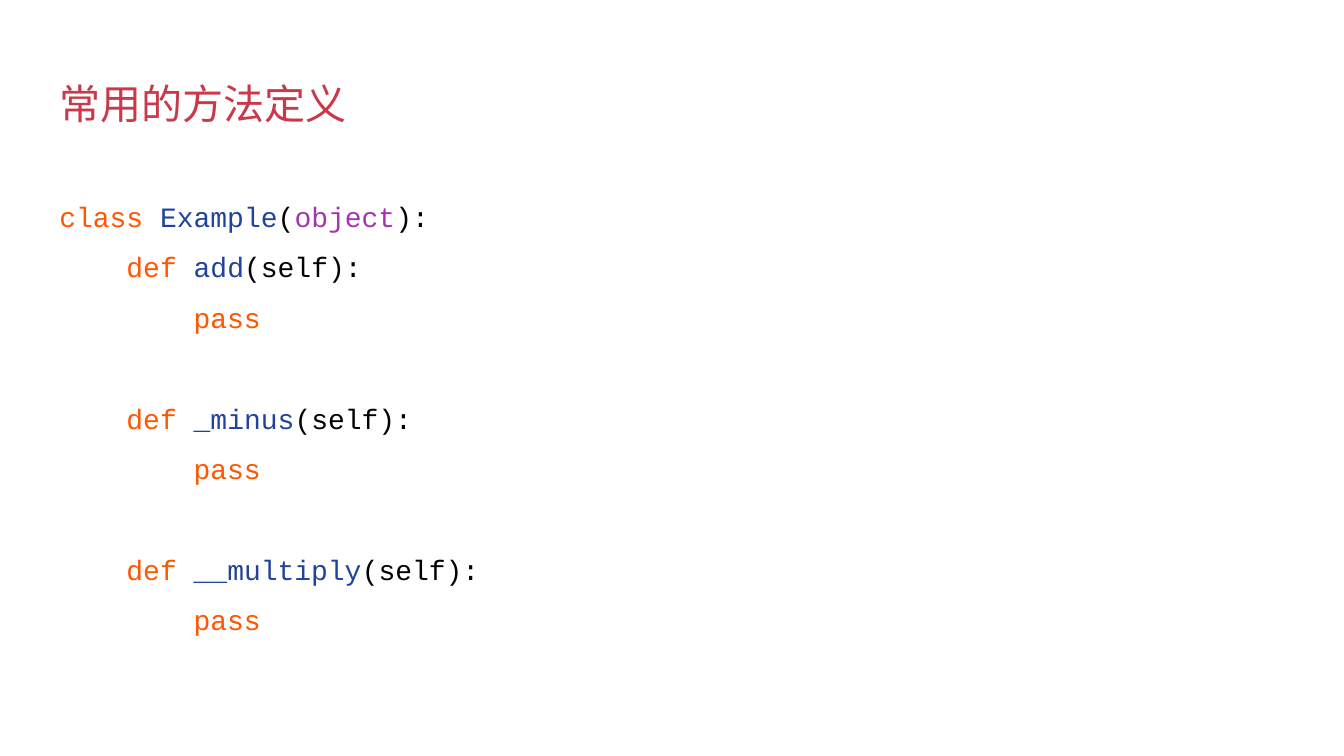
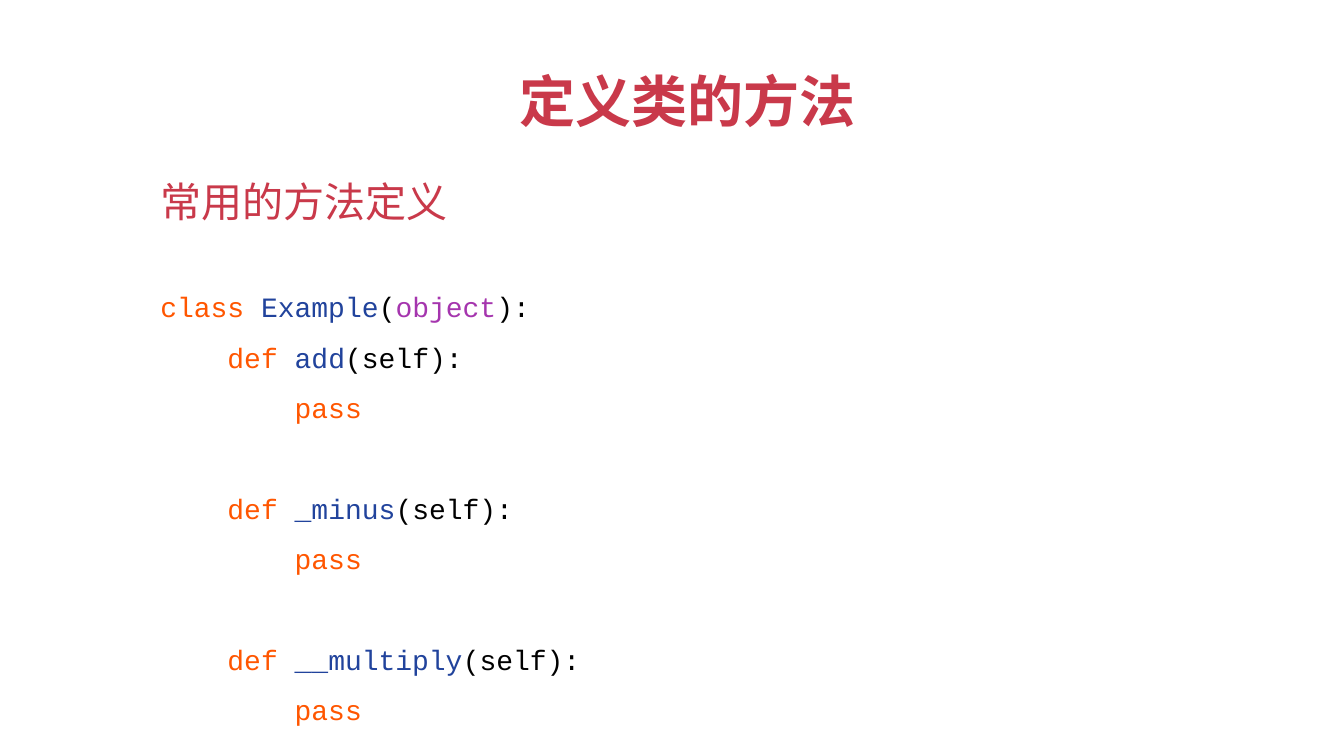
Before and after one commit to albert-feng/Python_OOP, a slide deck: slide 5 of ppt/3.3-定义类的方法.pptx. Drawn at 1344x756 pixels with LibreOffice and Linux fonts; fonts in the diff are those of the drawing. Boxes give left, top, right and bottom in pixels: in the first picture for what was removed or moved away, otherwise in the second. Text is boxed around its words. In the diff, an @@ line names an element or a change of style, - is before the commit and + after.

```diff
--- a/ppt/3.3-定义类的方法.pptx
+++ b/ppt/3.3-定义类的方法.pptx
@@ text added at [520, 74, 856, 127], 30 pt, text #C9394A, bold @@
+定义类的方法
@@ title "常用的方法定义": place and size @@
-title "常用的方法定义" at [59, 84, 346, 123]
+title "常用的方法定义" at [160, 182, 447, 221]
@@ text "class Example(object): def add(self): pass ...": place and size @@
-text "class Example(object): def add(self): pass ..." at [59, 207, 480, 636]
+text "class Example(object): def add(self): pass ..." at [160, 297, 581, 726]
```
Also in this commit, not shown: 6 other slides changed, 4 other files.
